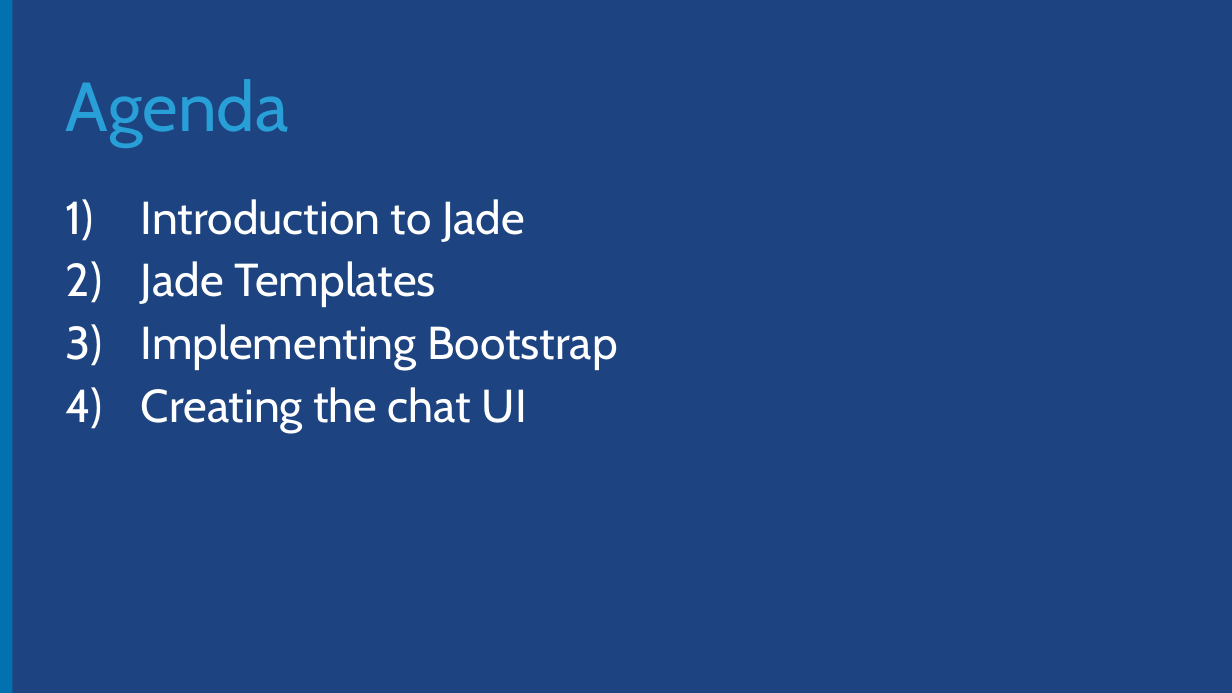
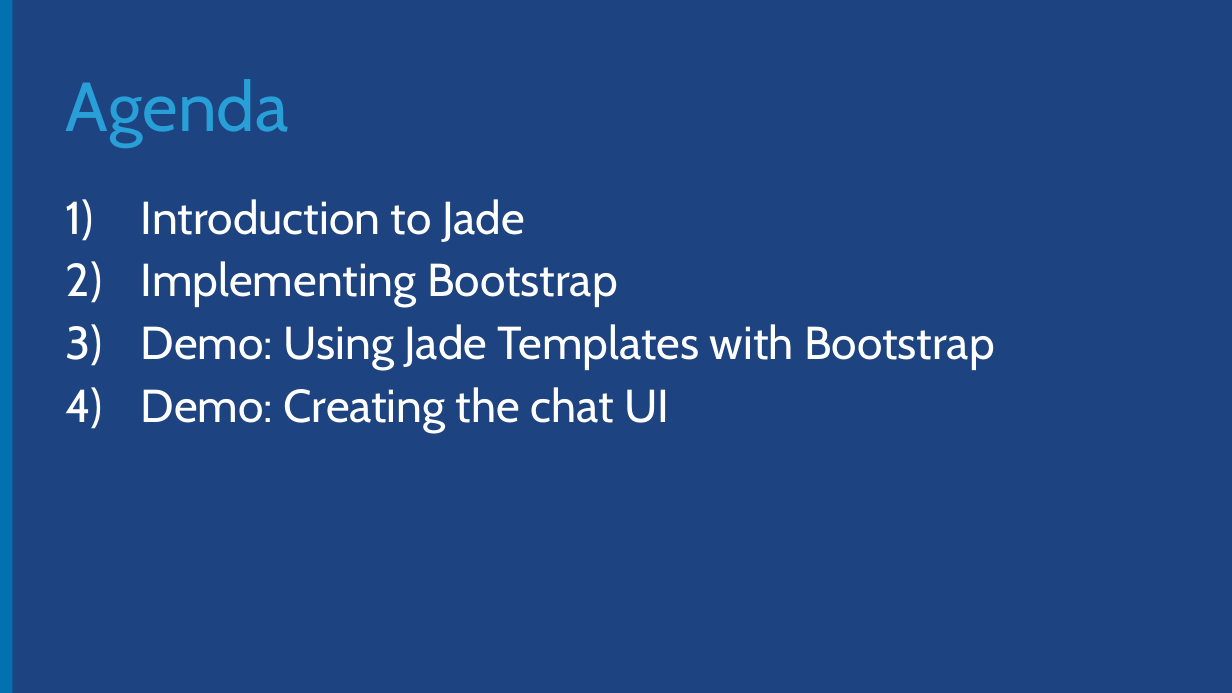
Before and after one commit to Microsoft-Web/NodeCamp, a slide deck: slide 2 of Presentation/CreatingTheUI/CreatingTheUI.pptx. Drawn at 1232x693 pixels with LibreOffice and Linux fonts; fonts in the diff are those of the drawing; background and template pictures are left out. Boxes give left, top, right and bottom in pixels: in the first picture for what was removed or moved away, otherwise in the second. Text is boxed around its words. In the diff, an @@ line names an element or a change of style, - is before the commit and + after.

Commit message:
Created CreatingTheUI reveal.js presentation

```diff
--- a/Presentation/CreatingTheUI/CreatingTheUI.pptx
+++ b/Presentation/CreatingTheUI/CreatingTheUI.pptx
@@ text at (141, 261, 436, 307): paragraph removed @@
-2) Jade Templates
@@ text at (141, 324, 995, 433): text changed @@
-4) Creating the chat UI
+3) Demo: Using Jade Templates with Bootstrap
+4) Demo: Creating the chat UI
```
Also in this commit, not shown: 9 other slides changed, 6 other files.
